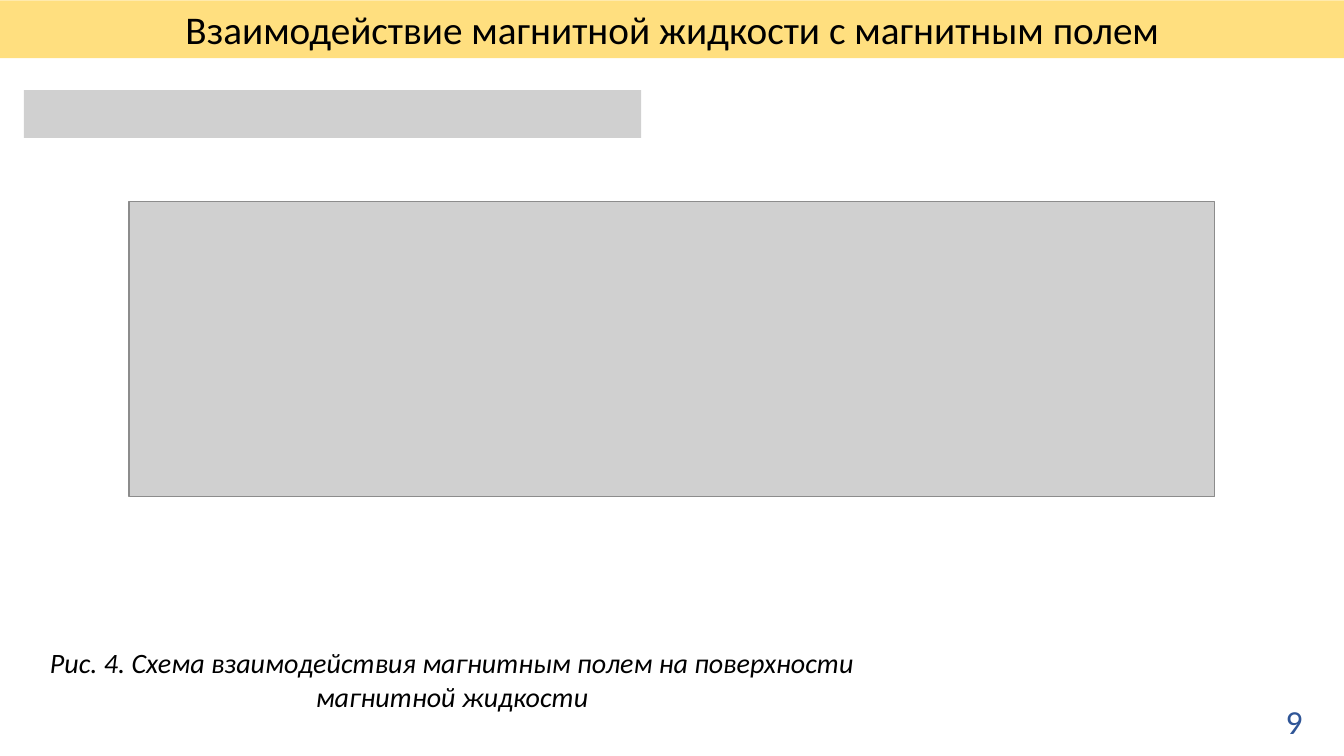
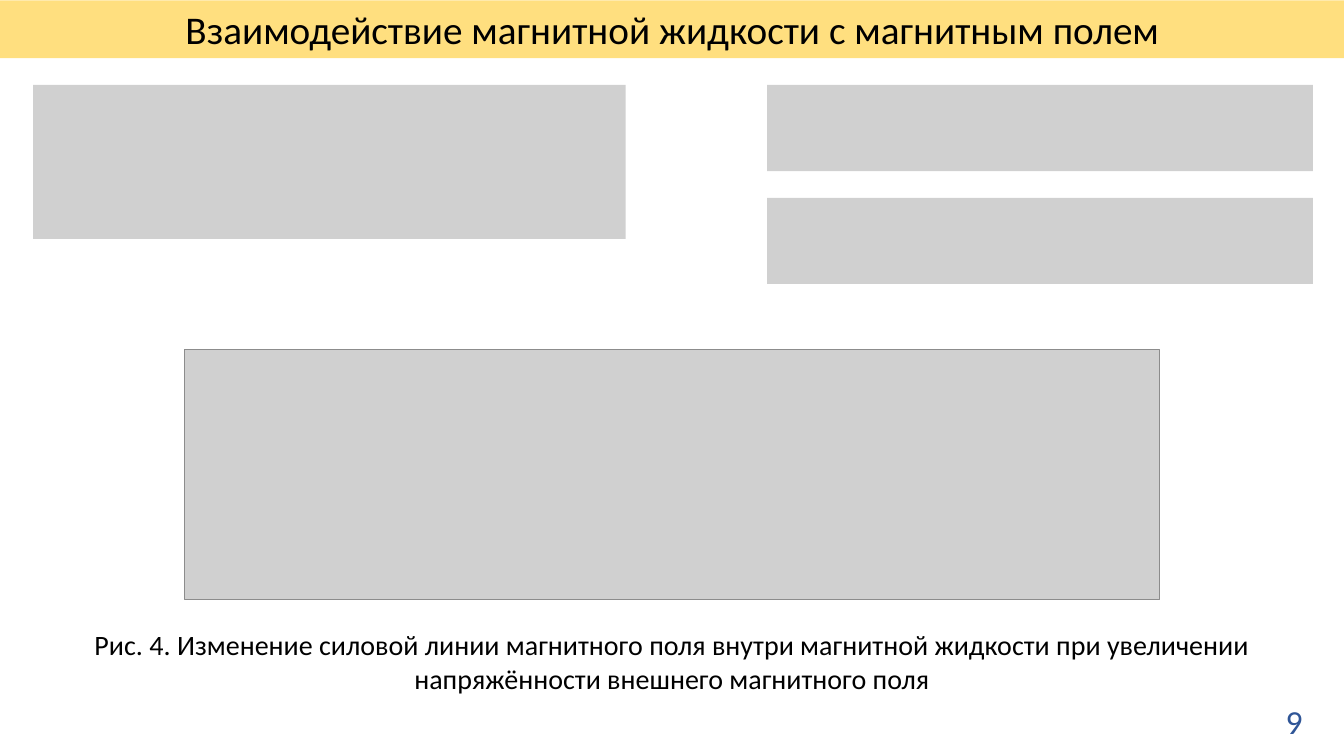
Before and after one commit to GreysMouse/diplom, a slide deck: slide 9 of рассказ.pptx. Drawn at 1344x756 pixels with LibreOffice and Linux fonts; fonts in the diff are those of the drawing; grey boxes stand for pictures. Boxes give left, top, right and bottom in pixels: in the first picture for what was removed or moved away, otherwise in the second. Text is boxed around its words. In the diff, an @@ line names an element or a change of style, - is before the commit and + after.

```diff
--- a/рассказ.pptx
+++ b/рассказ.pptx
@@ picture added at (33, 85, 626, 239) @@
@@ picture added at (767, 85, 1313, 171) @@
@@ picture removed at (24, 90, 641, 138) @@
@@ picture removed at (129, 202, 1215, 497) @@
@@ picture added at (767, 198, 1313, 283) @@
@@ picture added at (185, 350, 1160, 600) @@
@@ text at (94, 636, 1248, 694): text changed; italic off @@
-Рис. 4. Схема взаимодействия магнитным полем на поверхности магнитной жидкости
+Рис. 4. Изменение силовой линии магнитного поля внутри магнитной жидкости при увеличении напряжённости внешнего магнитного поля
```
Also in this commit, not shown: 4 other slides changed, 3 other files.
